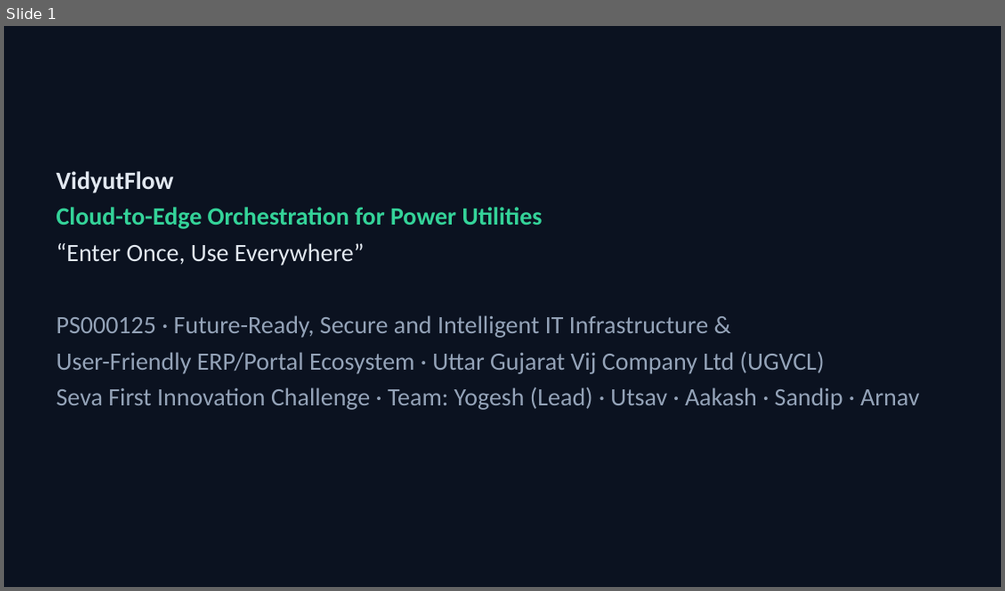
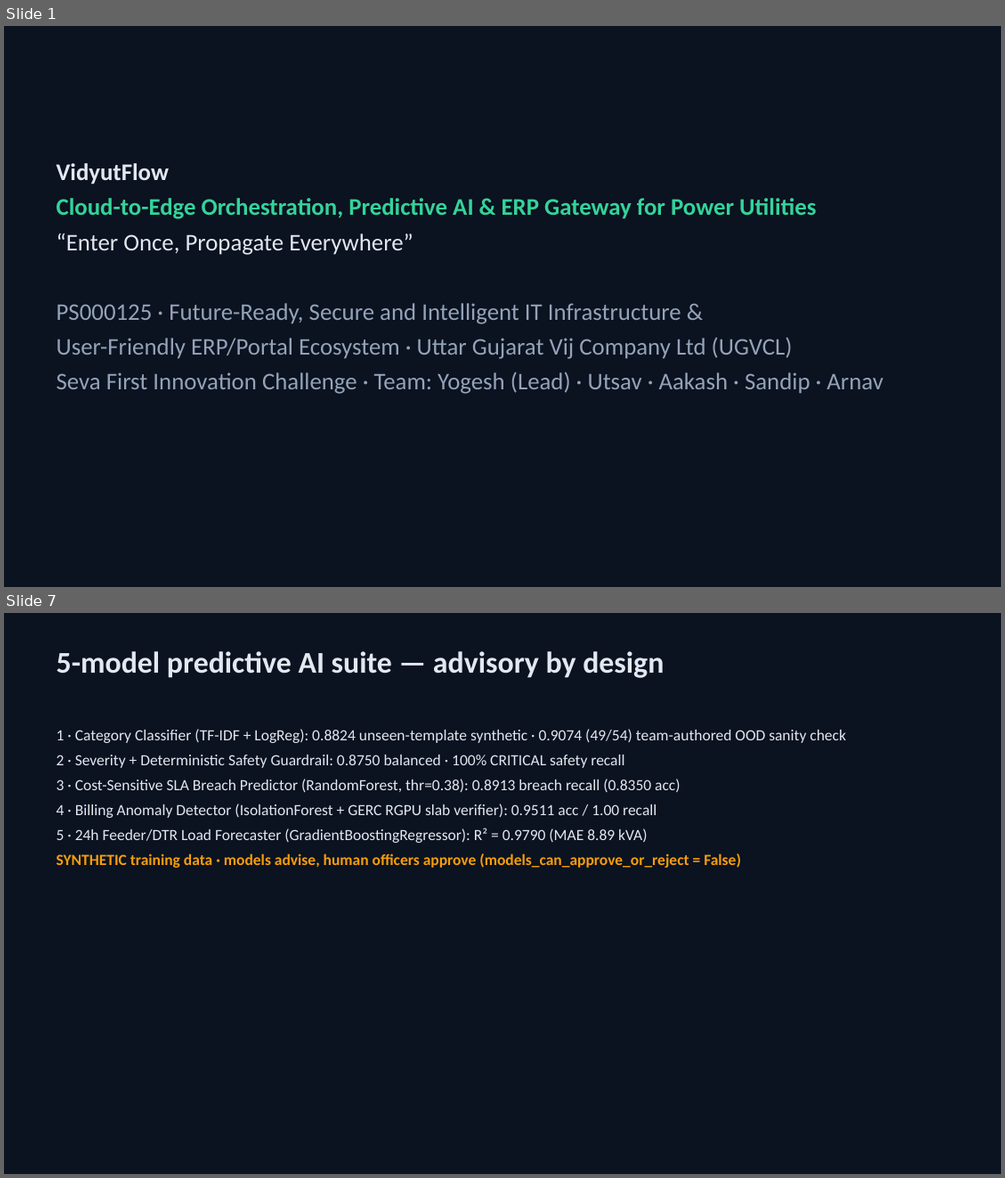
Before and after one commit to Yogeshsingh123-LAB/VidyutFlow, a slide deck: docs/deck/VidyutFlow_PS000125.pptx. Shown one above the other, each under a label of ours: slide 1 before the commit, slides 1 and 7 after it; the slides between them are not shown. The pictures are 1005x591 and 1005x1178 pixels, drawn with LibreOffice and Linux fonts; fonts in the diff are those of the drawing. Boxes give left, top, right and bottom in pixels: in the first picture for what was removed or moved away, otherwise in the second. Text is boxed around its words. In the diff, an @@ line names an element or a change of style, - is before the commit and + after.

```diff
--- a/docs/deck/VidyutFlow_PS000125.pptx
+++ b/docs/deck/VidyutFlow_PS000125.pptx
@@ slide 7 added at <box>4,613,1001,1174</box>, background #0B1220 @@
@@ text added at <box>57,651,663,678</box>, 29 pt, text #E2E8F0, bold @@
+5-model predictive AI suite — advisory by design
@@ text added at <box>57,729,846,868</box>, 15 pt, text #E2E8F0 @@
+1 · Category Classifier (TF-IDF + LogReg): 0.8824 unseen-template synthetic · 0.9074 (49/54) team-authored OOD sanity check
+2 · Severity + Deterministic Safety Guardrail: 0.8750 balanced · 100% CRITICAL safety recall
+3 · Cost-Sensitive SLA Breach Predictor (RandomForest, thr=0.38): 0.8913 breach recall (0.8350 acc)
+4 · Billing Anomaly Detector (IsolationForest + GERC RGPU slab verifier): 0.9511 acc / 1.00 recall
+5 · 24h Feeder/DTR Load Forecaster (GradientBoostingRegressor): R² = 0.9790 (MAE 8.89 kVA)
+SYNTHETIC training data · models advise, human officers approve (models_can_approve_or_reject = False)
@@ slide 1 changed as well @@
@@ text "VidyutFlow": place and size @@
-text "VidyutFlow" at <box>57,171,919,410</box>
+text "VidyutFlow" at <box>57,163,882,394</box>
@@ text at <box>57,163,882,394</box>: size 24 to 23 pt in "VidyutFlow", "PS000125 · Future-Ready, Secure and Intelligent IT ...", "User-Friendly ERP/Portal Ecosystem · Uttar Gujarat Vij ...", "Seva First Innovation Challenge · Team: Yogesh ..." @@
@@ text at <box>57,198,816,255</box>: text changed; size 24 to 23 pt @@
-Cloud-to-Edge Orchestration for Power Utilities
-“Enter Once, Use Everywhere”
+Cloud-to-Edge Orchestration, Predictive AI & ERP Gateway for Power Utilities
+“Enter Once, Propagate Everywhere”
```
Also in this commit, not shown: 10 other slides added, 11 slides removed, 24 other files.
